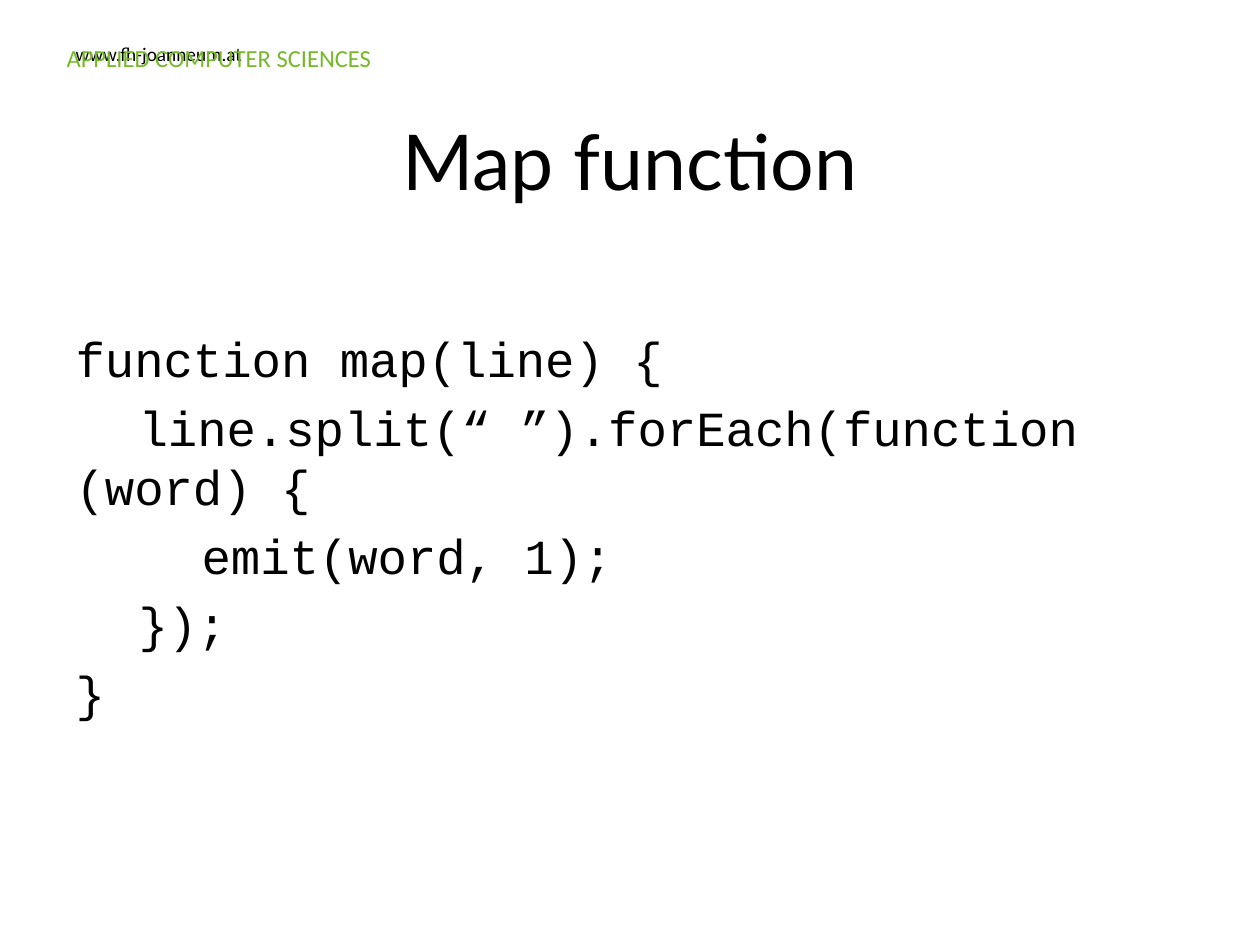
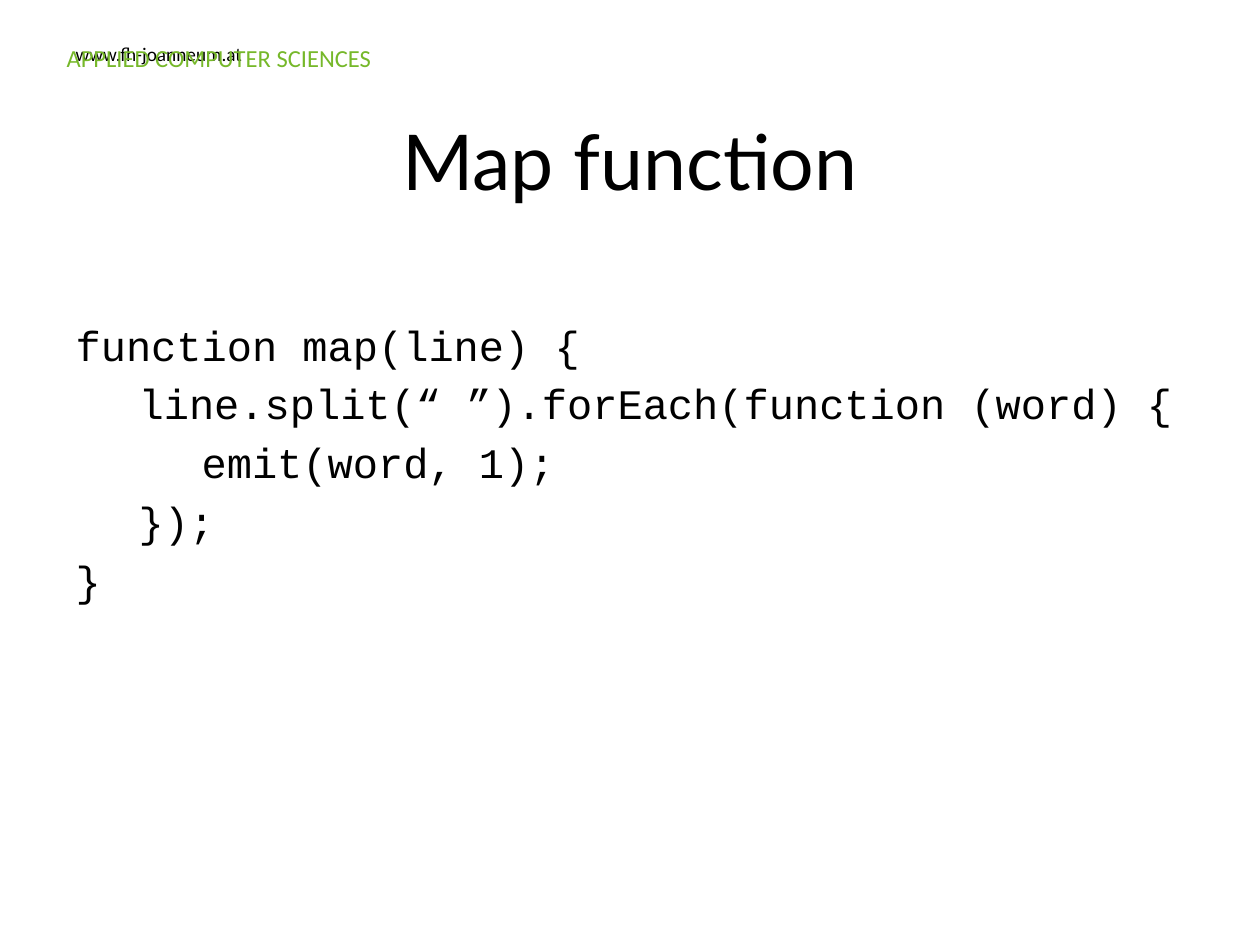
Before and after one commit to Ravenlord/guest-lecture-nosql, a slide deck: slide 18 of Presentation/FHJ_guest_lecture_nosql.pptx. Drawn at 1260x945 pixels with LibreOffice and Linux fonts; fonts in the diff are those of the drawing; background and template pictures are left out. Boxes give left, top, right and bottom in pixels: in the first picture for what was removed or moved away, otherwise in the second. Text is boxed around its words. In the diff, an @@ line names an element or a change of style, - is before the commit and + after.

Commit message:
corrected font size on some graphics.

```diff
--- a/Presentation/FHJ_guest_lecture_nosql.pptx
+++ b/Presentation/FHJ_guest_lecture_nosql.pptx
@@ text "function map(line) {" at [76, 330, 1122, 487]: size 28 to 24 pt @@
```
Also in this commit, not shown: 2 other slides changed.
